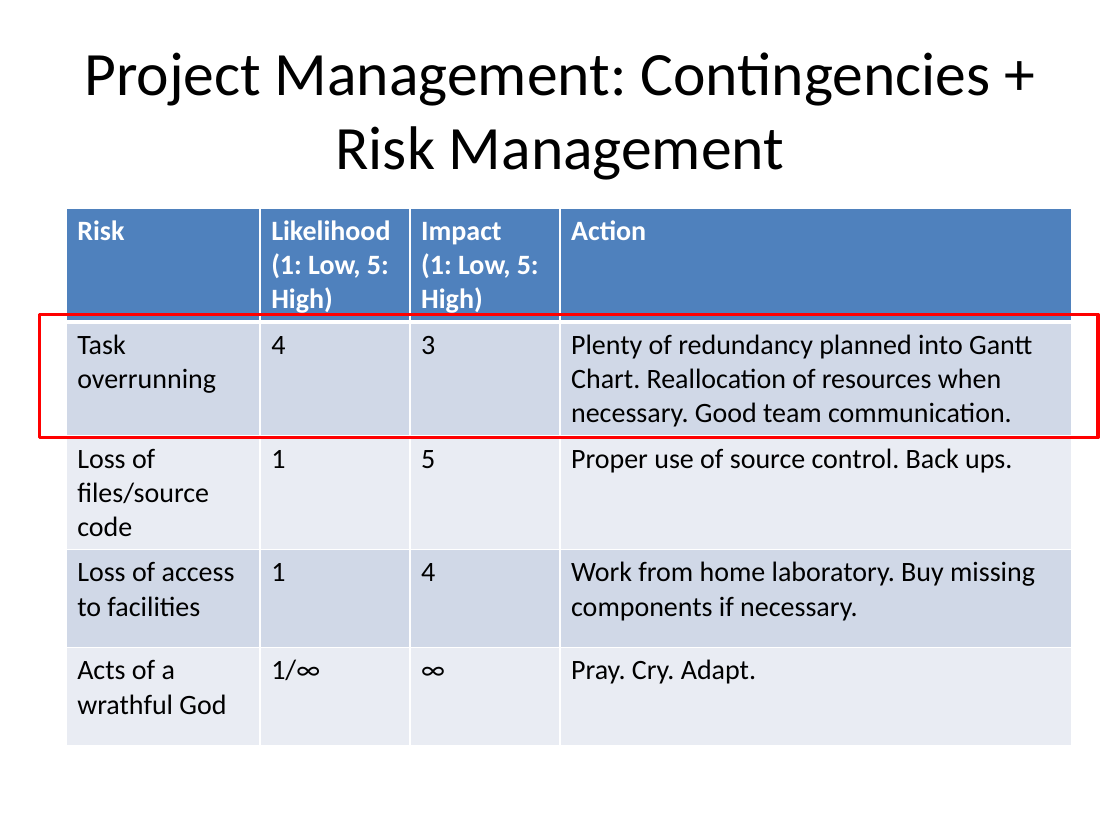
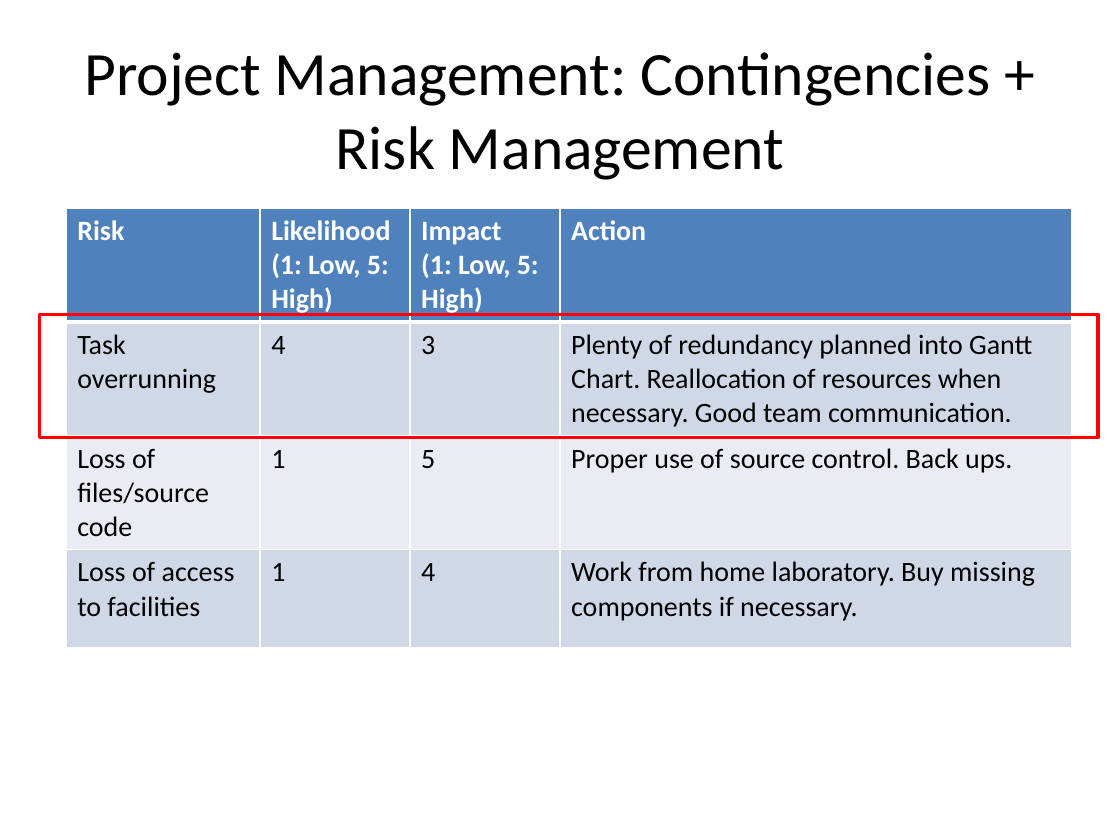
Before and after one commit to andybusse/uavcamera, a slide deck: slide 44 of documents/seminar 2/GDP Group 18 pres.pptx (slide 21 before the commit). Drawn at 1120x840 pixels with LibreOffice and Linux fonts; fonts in the diff are those of the drawing. Boxes give left, top, right and bottom in pixels: in the first picture for what was removed or moved away, otherwise in the second. Text is boxed around its words. In the diff, an @@ line names an element or a change of style, - is before the commit and + after.

```diff
--- a/documents/seminar 2/GDP Group 18 pres.pptx
+++ b/documents/seminar 2/GDP Group 18 pres.pptx
@@ table at box(66, 208, 1072, 643) @@
-row 5: Acts of a wrathful God | 1/∞ | ∞ | Pray. Cry. Adapt.
```
Also in this commit, not shown: 16 other slides changed, 7 slides added, 4 slides removed, 2 other files.
